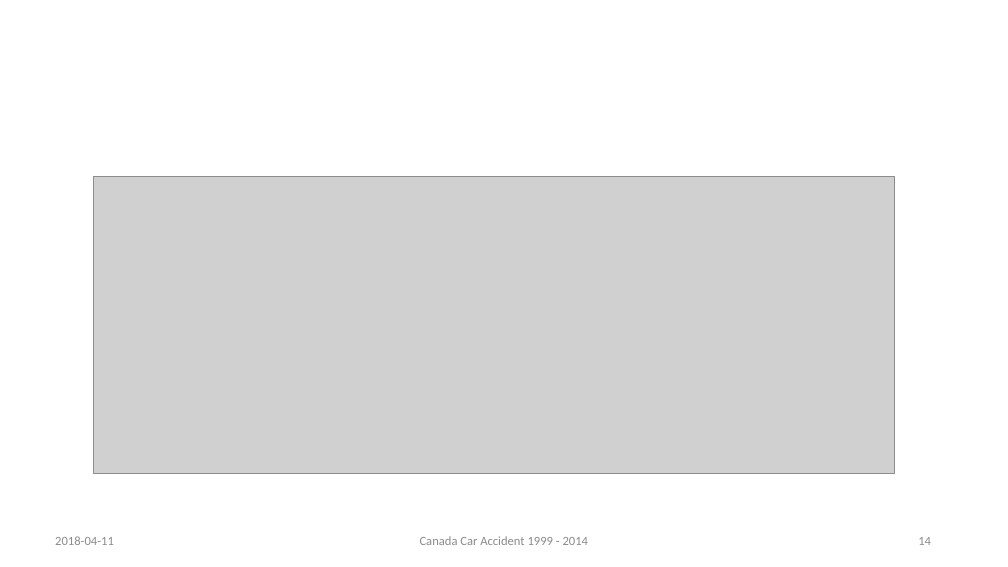
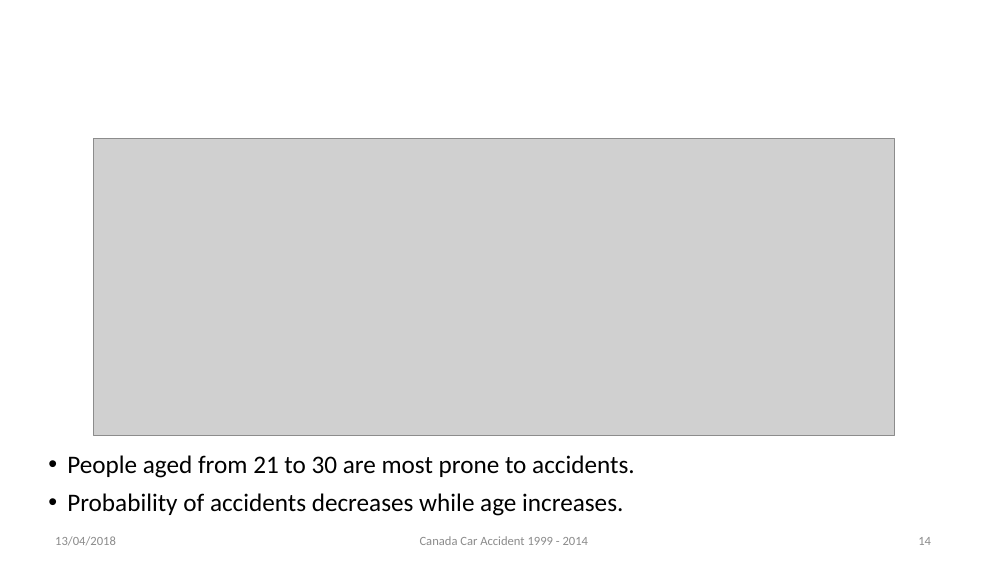
Before and after one commit to rynho/3250-G3, a slide deck: slide 14 of Deliverable/Presentation.pptx. Drawn at 1008x567 pixels with LibreOffice and Linux fonts; fonts in the diff are those of the drawing; grey boxes stand for pictures; background and template pictures are left out. Boxes give left, top, right and bottom in pixels: in the first picture for what was removed or moved away, otherwise in the second. Text is boxed around its words. In the diff, an @@ line names an element or a change of style, - is before the commit and + after.

```diff
--- a/Deliverable/Presentation.pptx
+++ b/Deliverable/Presentation.pptx
@@ picture: place and size @@
-picture at bbox=[93, 177, 895, 474]
+picture at bbox=[93, 138, 895, 436]
@@ text added at bbox=[67, 455, 635, 516], 24 pt, text #000000 @@
+• People aged from 21 to 30 are most prone to accidents.
+• Probability of accidents decreases while age increases.
@@ text at bbox=[55, 536, 116, 545]: text changed @@
-2018-04-11
+13/04/2018
```
Also in this commit, not shown: 19 other slides changed, 8 other files.
